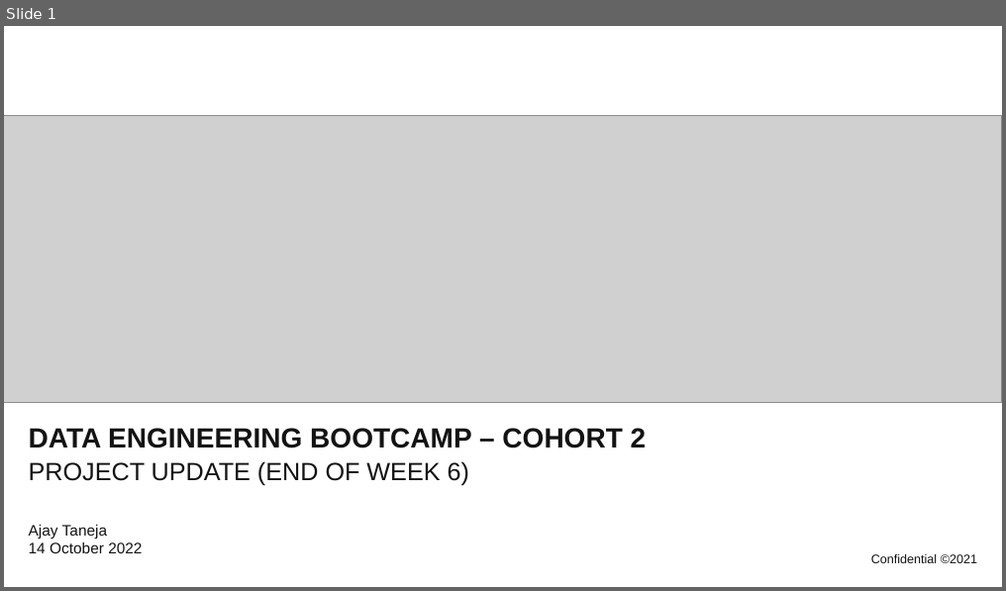
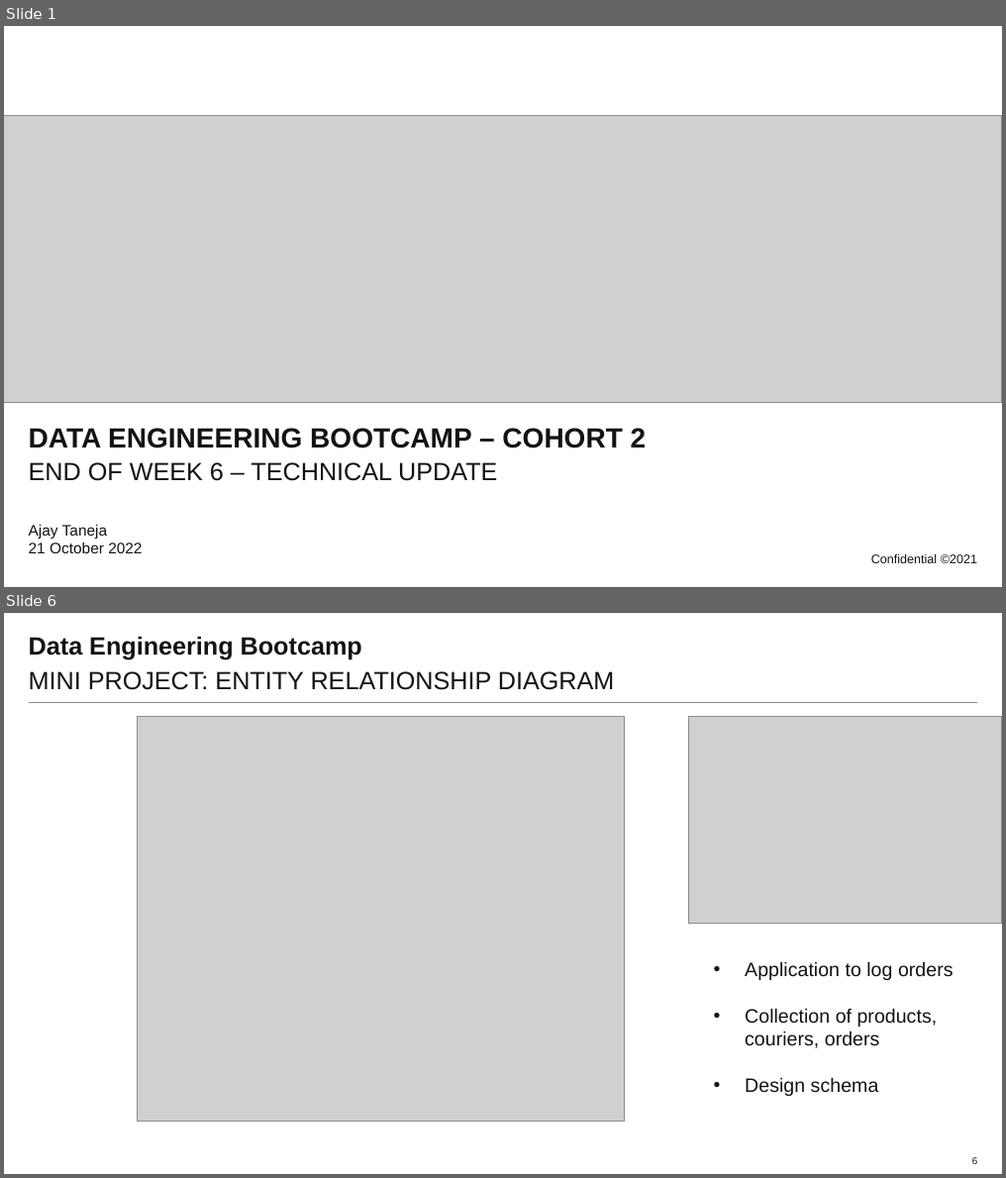
Before and after one commit to atanejajlr/week_5_v3, a slide deck: presentation/project_presentation.pptx. Shown one above the other, each under a label of ours: slide 1 before the commit, slides 1 and 6 after it; the slides between them are not shown. The pictures are 1006x591 and 1006x1178 pixels, drawn with LibreOffice and Linux fonts; fonts in the diff are those of the drawing; grey boxes stand for pictures; background and template pictures are left out. Boxes give left, top, right and bottom in pixels: in the first picture for what was removed or moved away, otherwise in the second. Text is boxed around its words. In the diff, an @@ line names an element or a change of style, - is before the commit and + after.

```diff
--- a/presentation/project_presentation.pptx
+++ b/presentation/project_presentation.pptx
@@ slide 6 added at (x1=4, y1=613, x2=1002, y2=1174), background #FFFFFF; not listed: 1 template element that a slide beside it also shows @@
@@ title added at (x1=29, y1=636, x2=362, y2=661), 18 pt, text #131313, bold @@
+Data Engineering Bootcamp
@@ subtitle added at (x1=29, y1=671, x2=615, y2=690), 18 pt, text #131313 @@
+MINI PROJECT: ENTITY RELATIONSHIP DIAGRAM
@@ picture added at (x1=138, y1=717, x2=625, y2=1122) @@
@@ picture added at (x1=688, y1=717, x2=1002, y2=923) @@
@@ text added at (x1=745, y1=961, x2=953, y2=1096), 14 pt, text #131313 @@
+• Application to log orders
+• Collection of products, couriers, orders
+• Design schema
@@ page number added at (x1=972, y1=1157, x2=977, y2=1166), 7 pt, text #131313 @@
+6
@@ slide 1 changed as well @@
@@ subtitle at (x1=29, y1=463, x2=497, y2=481): text changed @@
-PROJECT UPDATE (END OF WEEK 6)
+END OF WEEK 6 – TECHNICAL UPDATE
@@ text at (x1=29, y1=525, x2=142, y2=554): text changed @@
-Ajay Taneja
-14 October 2022
+Ajay Taneja
+21 October 2022
```
Also in this commit, not shown: 7 other slides added, 12 slides removed, 6 other files.
